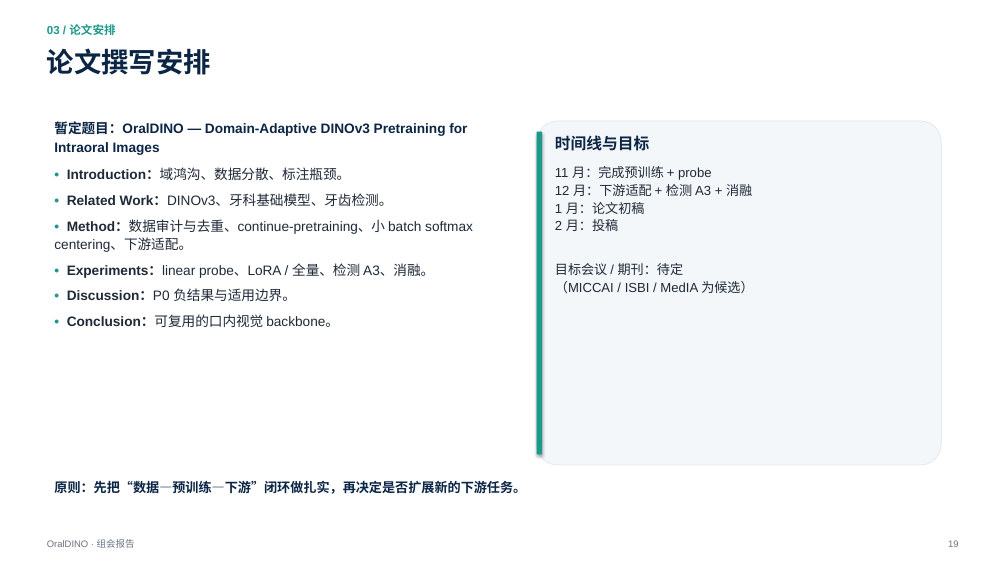
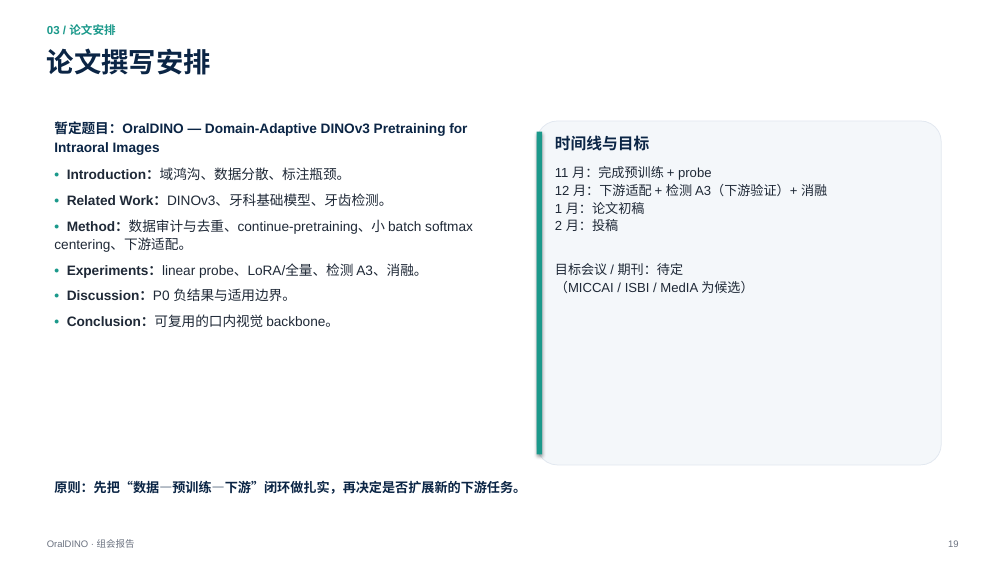
Before and after one commit to XiaoHG/MRG-05-Tooth-Seg, a slide deck: slide 19 of group-meeting/20261111/OralDINO_group_meeting_20261111.pptx. Drawn at 1008x567 pixels with LibreOffice and Linux fonts; fonts in the diff are those of the drawing. Boxes give left, top, right and bottom in pixels: in the first picture for what was removed or moved away, otherwise in the second. Text is boxed around its words. In the diff, an @@ line names an element or a change of style, - is before the commit and + after.

```diff
--- a/group-meeting/20261111/OralDINO_group_meeting_20261111.pptx
+++ b/group-meeting/20261111/OralDINO_group_meeting_20261111.pptx
@@ text at [555, 184, 827, 196]: text changed @@
-12 月：下游适配 + 检测 A3 + 消融
+12 月：下游适配 + 检测 A3（下游验证）+ 消融
@@ text at [67, 264, 427, 278]: spaces changed @@
-• Experiments：linear probe、LoRA / 全量、检测 A3、消融。
+• Experiments：linear probe、LoRA/全量、检测 A3、消融。
```
Also in this commit, not shown: 2 other slides changed, 1 other file.
